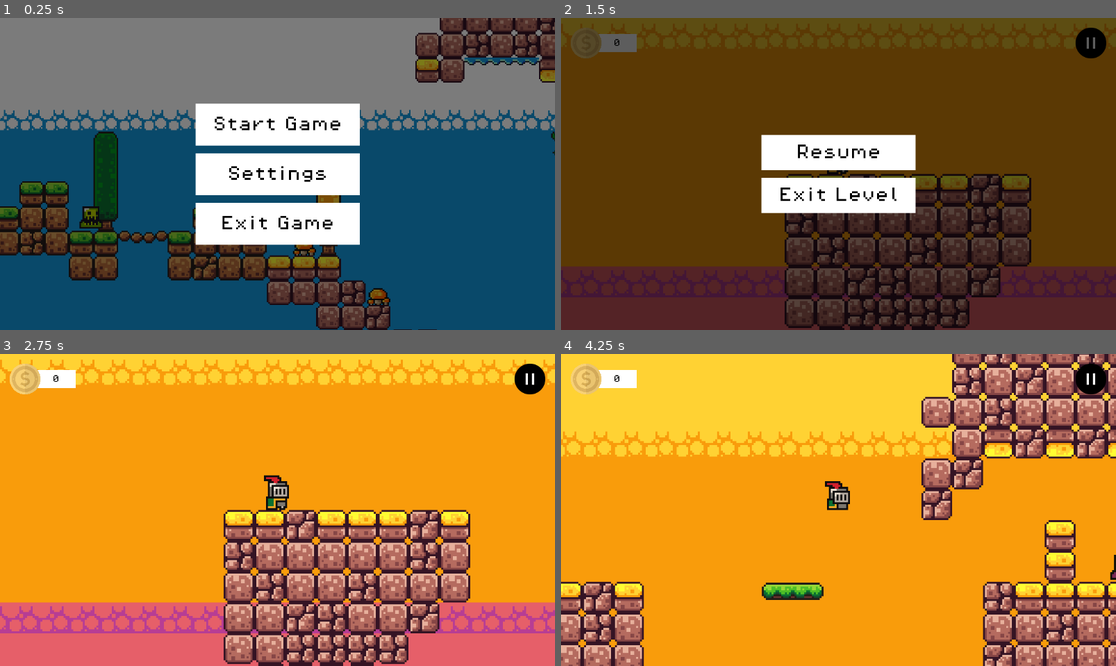
Above: before the commit, frames 1-4 (two rows, left to right).
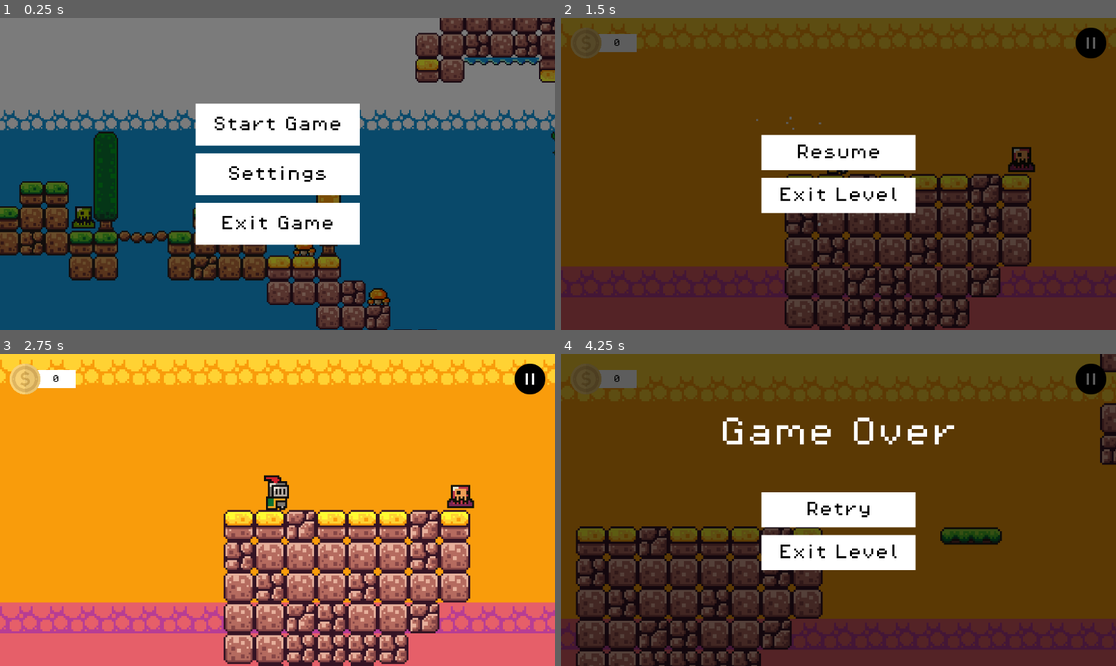
Above: after the commit, the same moments.

Repository: ImadSaddik/FirstGodotGame
Game: Godot game, scene res://scenes/start_screen_ui.tscn
The game is run twice, just before and just after one commit, with the same random seed, the same clock (stepped at 60 frames per second) and the same inputs.
Inputs (mouse positions are in pixels of both pictures, inside the frame that each line leads up to):
- Up to frame 1 (0.25 s): no input
- Up to frame 2 (1.5 s): click "Start Game" at 0.5 s; click (1088, 42) at 1.25 s
- Up to frame 3 (2.75 s): click "Resume" at 2 s
- Up to frame 4 (4.25 s): hold Right (move_right) from 2.78 s (still down); tap E (hit) at 2.85, 3.6 s; tap Space (jump) at 3.02, 3.77 s

The runs differ from the first frame. In frame 1, 0.2% of the frame differs, in the area x 12-19%, y 60-68%; in frame 2, 0.3%; in frame 3, 0.3%; in frame 4, 99%, in the area x 0-100%, y 0-100%.

Commit message:
Finished working on the projectile

Diff:
--- a/scenes/level_2.tscn
+++ b/scenes/level_2.tscn
@@ -424,6 +424,10 @@
 position = Vector2(265, 32)
 slimeBallScene = ExtResource("9_3irey")
 
+[node name="HellSlime7" parent="Enemies" instance=ExtResource("8_ktl8p")]
+position = Vector2(27, 32)
+slimeBallScene = ExtResource("9_3irey")
+
 [node name="HellSlime2" parent="Enemies" instance=ExtResource("8_ktl8p")]
 position = Vector2(440, 128)
 slimeBallScene = ExtResource("9_3irey")
@@ -488,6 +492,7 @@
 
 [connection signal="player_won" from="WinZone" to="GameManager" method="_on_player_won"]
 [connection signal="player_died" from="Enemies/HellSlime" to="GameManager" method="_on_player_died"]
+[connection signal="player_died" from="Enemies/HellSlime7" to="GameManager" method="_on_player_died"]
 [connection signal="player_died" from="Enemies/HellSlime2" to="GameManager" method="_on_player_died"]
 [connection signal="player_died" from="Enemies/HellSlime3" to="GameManager" method="_on_player_died"]
 [connection signal="player_died" from="Enemies/HellSlime4" to="GameManager" method="_on_player_died"]
--- a/scenes/slime_ball.tscn
+++ b/scenes/slime_ball.tscn
@@ -56,6 +56,57 @@
 scale_max = 3.0
 scale_curve = SubResource("CurveTexture_ownx0")
 
+[sub_resource type="Animation" id="Animation_yiqe5"]
+length = 0.001
+tracks/0/type = "value"
+tracks/0/imported = false
+tracks/0/enabled = true
+tracks/0/path = NodePath("GPUParticles2D:emitting")
+tracks/0/interp = 1
+tracks/0/loop_wrap = true
+tracks/0/keys = {
+"times": PackedFloat32Array(0),
+"transitions": PackedFloat32Array(1),
+"update": 1,
+"values": [false]
+}
+tracks/1/type = "value"
+tracks/1/imported = false
+tracks/1/enabled = true
+tracks/1/path = NodePath("CollisionShape2D:disabled")
+tracks/1/interp = 1
+tracks/1/loop_wrap = true
+tracks/1/keys = {
+"times": PackedFloat32Array(0),
+"transitions": PackedFloat32Array(1),
+"update": 1,
+"values": [false]
+}
+tracks/2/type = "value"
+tracks/2/imported = false
+tracks/2/enabled = true
+tracks/2/path = NodePath("KillZone/CollisionShape2D:disabled")
+tracks/2/interp = 1
+tracks/2/loop_wrap = true
+tracks/2/keys = {
+"times": PackedFloat32Array(0),
+"transitions": PackedFloat32Array(1),
+"update": 1,
+"values": [false]
+}
+tracks/3/type = "value"
+tracks/3/imported = false
+tracks/3/enabled = true
+tracks/3/path = NodePath("Sprite2D:modulate")
+tracks/3/interp = 1
+tracks/3/loop_wrap = true
+tracks/3/keys = {
+"times": PackedFloat32Array(0),
+"transitions": PackedFloat32Array(1),
+"update": 0,
+"values": [Color(1, 1, 1, 1)]
+}
+
 [sub_resource type="Animation" id="Animation_ixy5g"]
 resource_name = "explosion"
 length = 0.5
@@ -108,57 +159,6 @@
 "values": [Color(1, 1, 1, 0)]
 }
 
-[sub_resource type="Animation" id="Animation_yiqe5"]
-length = 0.001
-tracks/0/type = "value"
-tracks/0/imported = false
-tracks/0/enabled = true
-tracks/0/path = NodePath("GPUParticles2D:emitting")
-tracks/0/interp = 1
-tracks/0/loop_wrap = true
-tracks/0/keys = {
-"times": PackedFloat32Array(0),
-"transitions": PackedFloat32Array(1),
-"update": 1,
-"values": [false]
-}
-tracks/1/type = "value"
-tracks/1/imported = false
-tracks/1/enabled = true
-tracks/1/path = NodePath("CollisionShape2D:disabled")
-tracks/1/interp = 1
-tracks/1/loop_wrap = true
-tracks/1/keys = {
-"times": PackedFloat32Array(0),
-"transitions": PackedFloat32Array(1),
-"update": 1,
-"values": [false]
-}
-tracks/2/type = "value"
-tracks/2/imported = false
-tracks/2/enabled = true
-tracks/2/path = NodePath("KillZone/CollisionShape2D:disabled")
-tracks/2/interp = 1
-tracks/2/loop_wrap = true
-tracks/2/keys = {
-"times": PackedFloat32Array(0),
-"transitions": PackedFloat32Array(1),
-"update": 1,
-"values": [false]
-}
-tracks/3/type = "value"
-tracks/3/imported = false
-tracks/3/enabled = true
-tracks/3/path = NodePath("Sprite2D:modulate")
-tracks/3/interp = 1
-tracks/3/loop_wrap = true
-tracks/3/keys = {
-"times": PackedFloat32Array(0),
-"transitions": PackedFloat32Array(1),
-"update": 0,
-"values": [Color(1, 1, 1, 1)]
-}
-
 [sub_resource type="AnimationLibrary" id="AnimationLibrary_4uva5"]
 _data = {
 "RESET": SubResource("Animation_yiqe5"),
--- a/scripts/slime.gd
+++ b/scripts/slime.gd
@@ -14,9 +14,9 @@
 @onready var player: CharacterBody2D = %Player
 
 const SLIME_SPEED: int = 60
-const MAX_PROJECTILE_HEIGHT: float = 30.0
 const GRAVITY: float = 980.0
 const PROJECTILE_SHOT_ANGLE: float = 45.0
+const OFFSET_SLIME_BALL_FROM_GROUND: float = 10.0
 
 var movementDirection = 1
 var canShoot: bool = true
@@ -34,7 +34,7 @@
 		movementDirection = -1 if isUpsideDown else 1
 		animatedSprite.flip_h = false
 
-	position.x += movementDirection * SLIME_SPEED * delta
+	#position.x += movementDirection * SLIME_SPEED * delta
 
 
 func shoot_ball() -> void:
@@ -55,27 +55,30 @@
 
 	canShoot = false
 	var slimeBall = spawn_slime_ball()
+	var velocity = calculate_projectile_velocity(player.position)
+	slimeBall.linear_velocity = velocity
 
+
+func calculate_projectile_velocity(targetPosition: Vector2) -> Vector2:
 	var angleInRadians = deg_to_rad(PROJECTILE_SHOT_ANGLE)
-	var distanceToPlayer = position.distance_to(player.position)
-	var projectileSpeed = calculate_projectile_speed(angleInRadians, distanceToPlayer)
+	var horizontalDistance = abs(targetPosition.x - position.x)
+	var projectileSpeed = calculate_projectile_speed(angleInRadians, horizontalDistance)
 
 	var initialVelocityX = projectileSpeed * cos(angleInRadians)
-	var initialVelocityY = projectileSpeed * sin(angleInRadians)
+	var timeToTarget = horizontalDistance / initialVelocityX
 
-	var target_pos = player.position
-	if target_pos.x < position.x:
+	# Calculate required vertical velocity considering height difference
+	# Read this brilliant openstax section for more details: https://openstax.org/books/university-physics-volume-1/pages/4-3-projectile-motion
+	# The formula used here is derived from the kinematic equation: y = y0 + v0y*t + 0.5*a*t^2
+	# Solve for v0y, you get: v0y = (y - y0 + 0.5*a*t^2) / t
+	var heightDifference = targetPosition.y - position.y
+	var initialVelocityY = (-heightDifference + 0.5 * GRAVITY * timeToTarget * timeToTarget) / timeToTarget
+
+	# If the player is on the left side of the slime, shoot the ball to the left
+	if targetPosition.x < position.x:
 		initialVelocityX = -initialVelocityX
 
-	slimeBall.linear_velocity = Vector2(initialVelocityX, -initialVelocityY)
-
-
-func spawn_slime_ball() -> RigidBody2D:
-	var slimeBall = slimeBallScene.instantiate()
-	get_parent().add_child(slimeBall)
-	slimeBall.position = position
-	slimeBall.connect("player_died", _on_player_died)
-	return slimeBall
+	return Vector2(initialVelocityX, -initialVelocityY)
 
 
 func calculate_projectile_speed(angle: float, distanceToPlayer: float) -> float:
@@ -83,6 +86,15 @@
 	var denominator = sin(2*angle)
 	var projectileSpeed = sqrt(float(numerator) / denominator)
 	return projectileSpeed
+
+
+func spawn_slime_ball() -> RigidBody2D:
+	var slimeBall = slimeBallScene.instantiate()
+	get_parent().add_child(slimeBall)
+	slimeBall.position = position
+	slimeBall.position.y -= OFFSET_SLIME_BALL_FROM_GROUND
+	slimeBall.connect("player_died", _on_player_died)
+	return slimeBall
 
 
 func _on_player_died() -> void:
Not shown: 3 places in scenes/hell_slime.tscn that only renumber resources
Not shown: 3 places in scenes/slime.tscn that only renumber resources
Not shown: 3 places in scenes/slime_ball.tscn that only renumber resources
